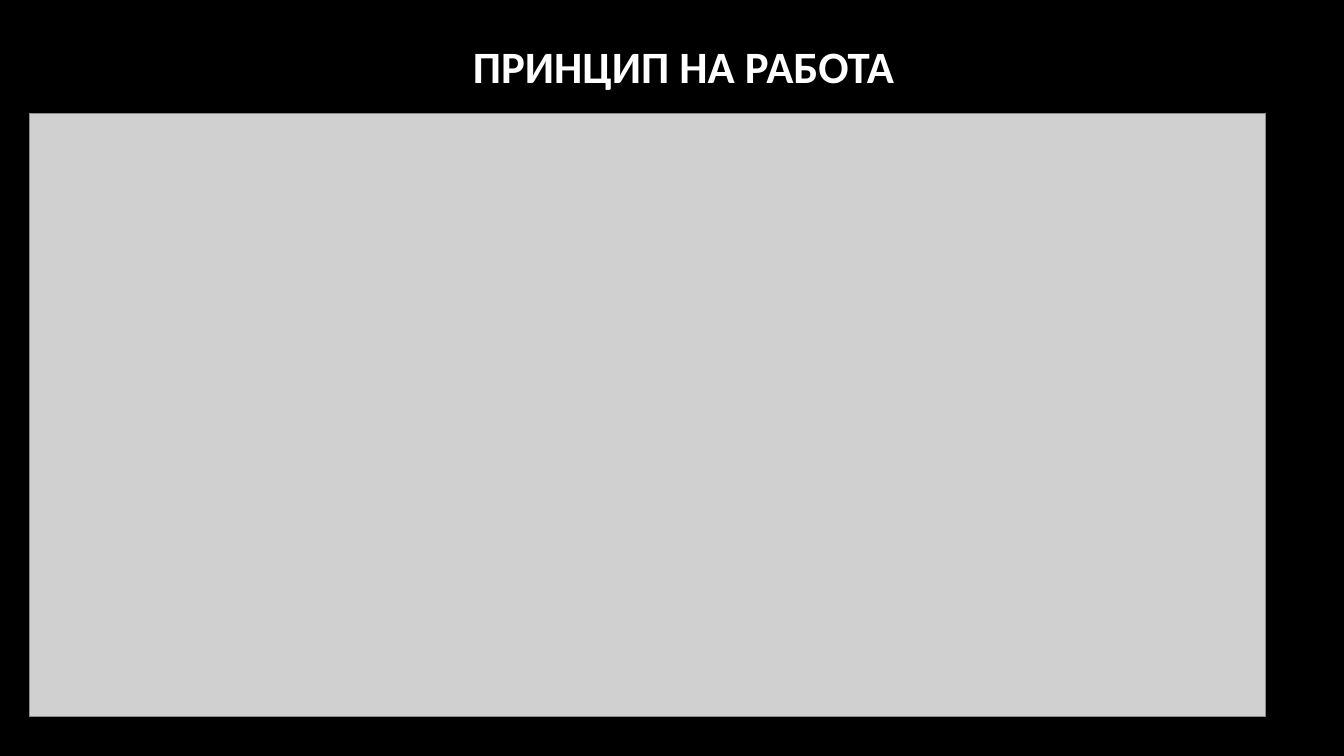
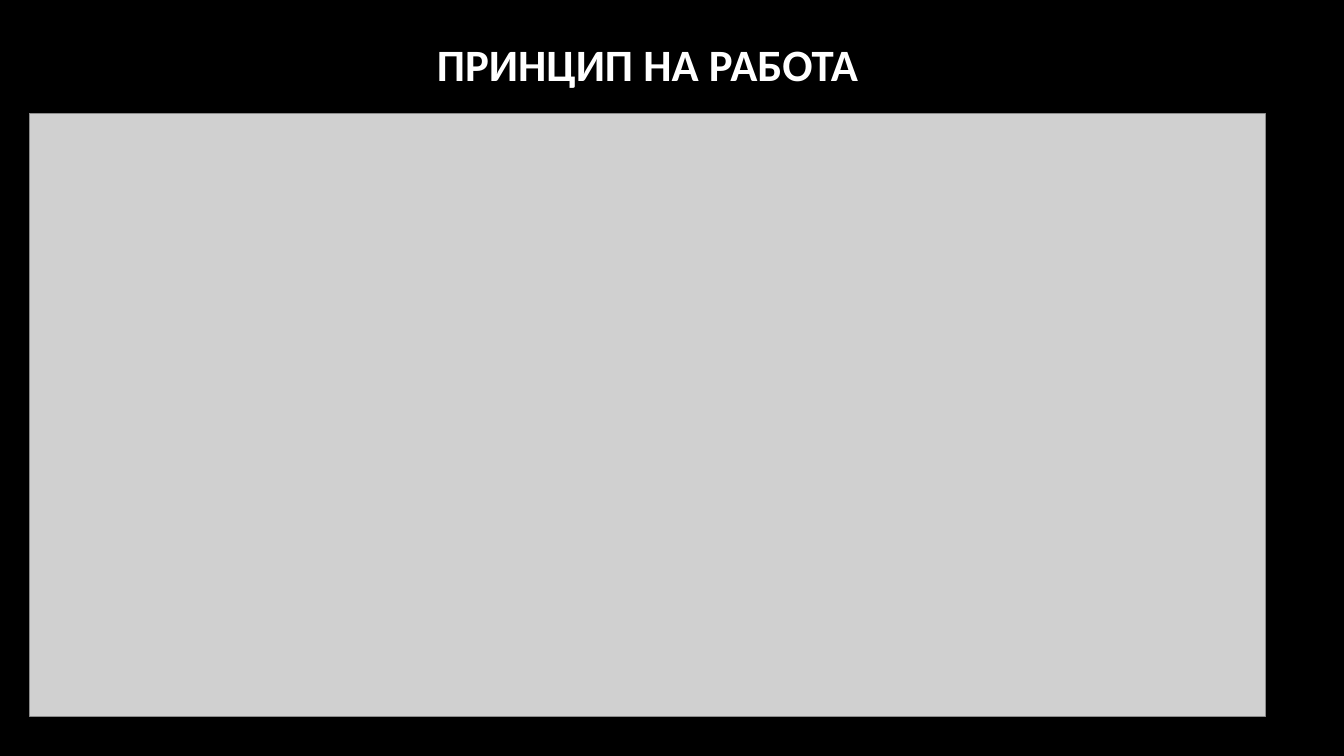
Before and after one commit to pgee-dzi2024/ThemeSP_2603, a slide deck: slide 7 of DR/Защита.pptx. Drawn at 1344x756 pixels with LibreOffice and Linux fonts; fonts in the diff are those of the drawing; grey boxes stand for pictures; background and template pictures are left out. Boxes give left, top, right and bottom in pixels: in the first picture for what was removed or moved away, otherwise in the second. Text is boxed around its words. In the diff, an @@ line names an element or a change of style, - is before the commit and + after.

```diff
--- a/DR/Защита.pptx
+++ b/DR/Защита.pptx
@@ title "ПРИНЦИП НА РАБОТА": place and size @@
-title "ПРИНЦИП НА РАБОТА" at bbox=[473, 53, 894, 90]
+title "ПРИНЦИП НА РАБОТА" at bbox=[437, 51, 858, 88]
```
Also in this commit, not shown: 6 other slides changed.
